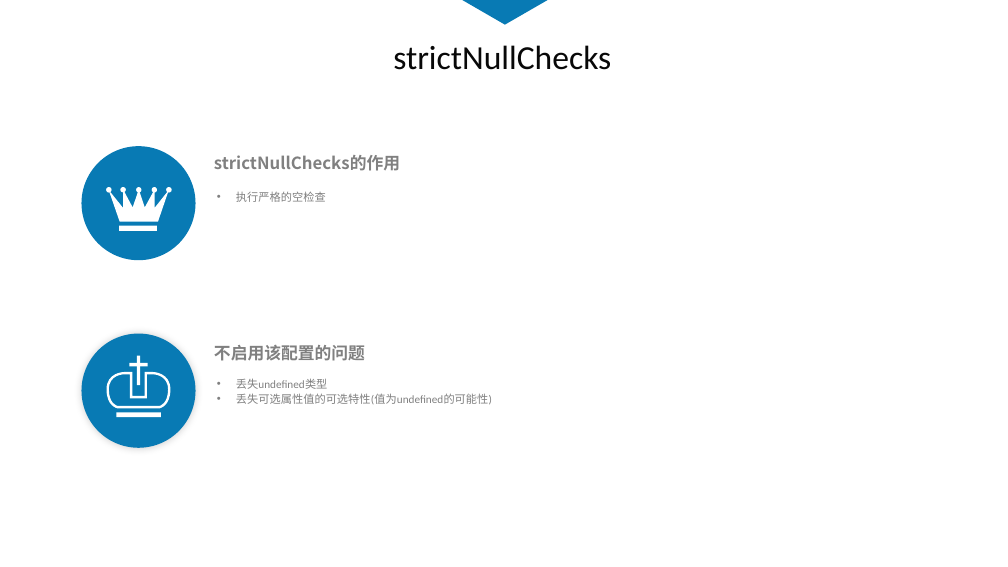
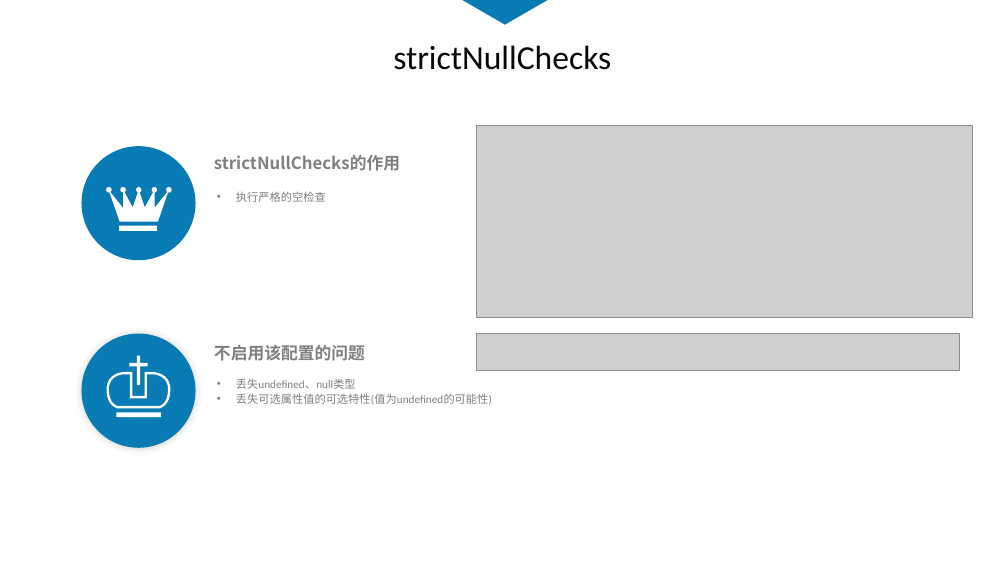
Before and after one commit to touchpillow/ts-demo, a slide deck: slide 9 of ts-分享.pptx. Drawn at 1008x567 pixels with LibreOffice and Linux fonts; fonts in the diff are those of the drawing; grey boxes stand for pictures. Boxes give left, top, right and bottom in pixels: in the first picture for what was removed or moved away, otherwise in the second. Text is boxed around its words. In the diff, an @@ line names an element or a change of style, - is before the commit and + after.

```diff
--- a/ts-分享.pptx
+++ b/ts-分享.pptx
@@ picture added at bbox=[477, 126, 973, 319] @@
@@ picture added at bbox=[477, 334, 960, 372] @@
@@ text at bbox=[236, 378, 356, 389]: text changed @@
-• 丢失undefined类型
+• 丢失undefined、null类型
```
Also in this commit, not shown: 2 other slides changed, 2 slides added, 2 slides removed, 4 other files.
